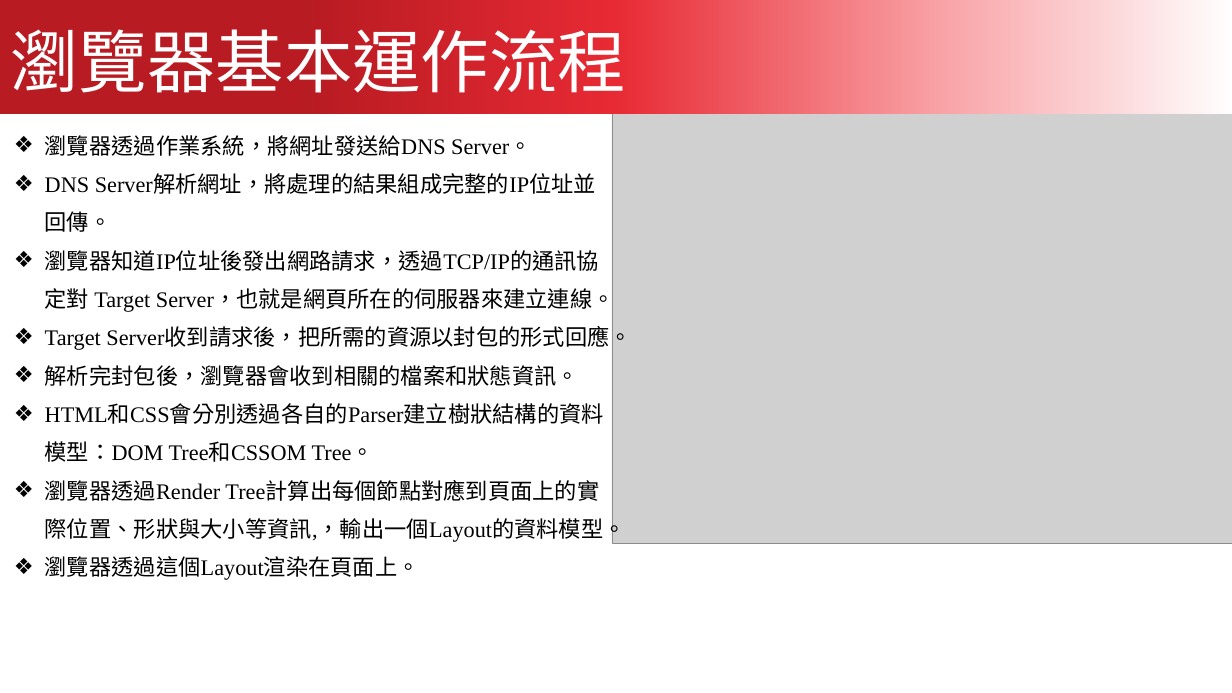
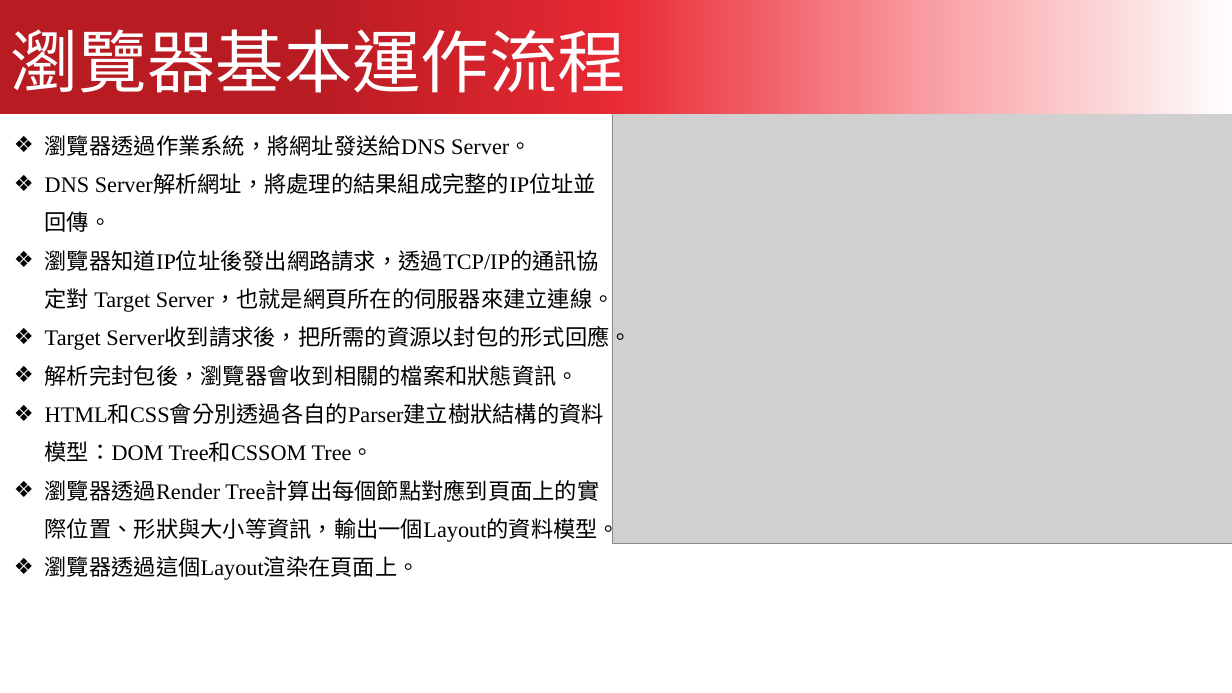
Before and after one commit to kcwc1029/blog, a slide deck: slide 3 of 互動網頁設計/JavaScript/javascript_01.pptx. Drawn at 1232x693 pixels with LibreOffice and Linux fonts; fonts in the diff are those of the drawing; grey boxes stand for pictures. Boxes give left, top, right and bottom in pixels: in the first picture for what was removed or moved away, otherwise in the second. Text is boxed around its words. In the diff, an @@ line names an element or a change of style, - is before the commit and + after.

```diff
--- a/互動網頁設計/JavaScript/javascript_01.pptx
+++ b/互動網頁設計/JavaScript/javascript_01.pptx
@@ text at [45, 480, 620, 543]: text changed @@
-❖ 瀏覽器透過Render Tree計算出每個節點對應到頁面上的實際位置、形狀與大小等資訊,，輸出一個Layout的資料模型。
+❖ 瀏覽器透過Render Tree計算出每個節點對應到頁面上的實際位置、形狀與大小等資訊，輸出一個Layout的資料模型。
```
Also in this commit, not shown: 2 other slides changed, 15 slides added, 14 other files.
